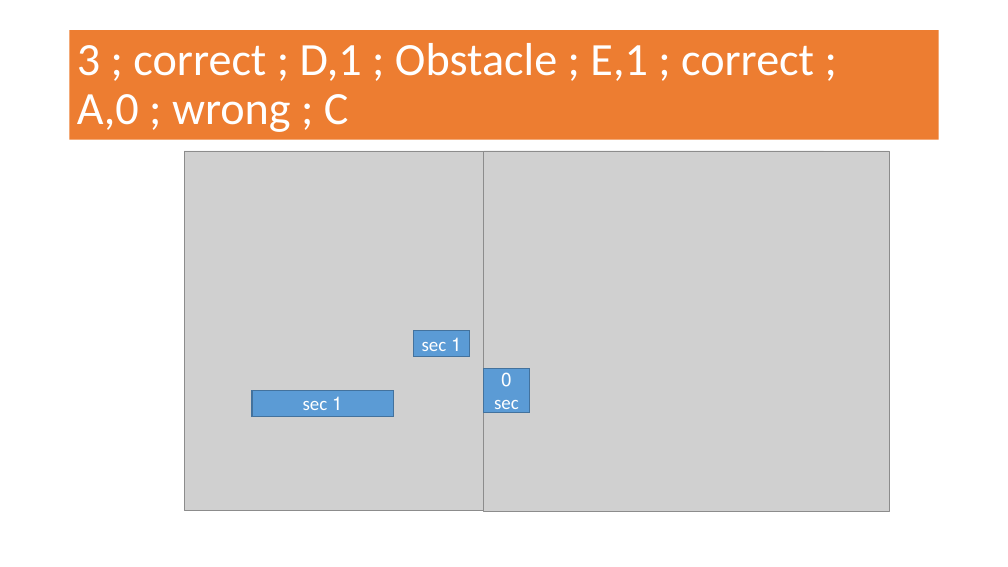
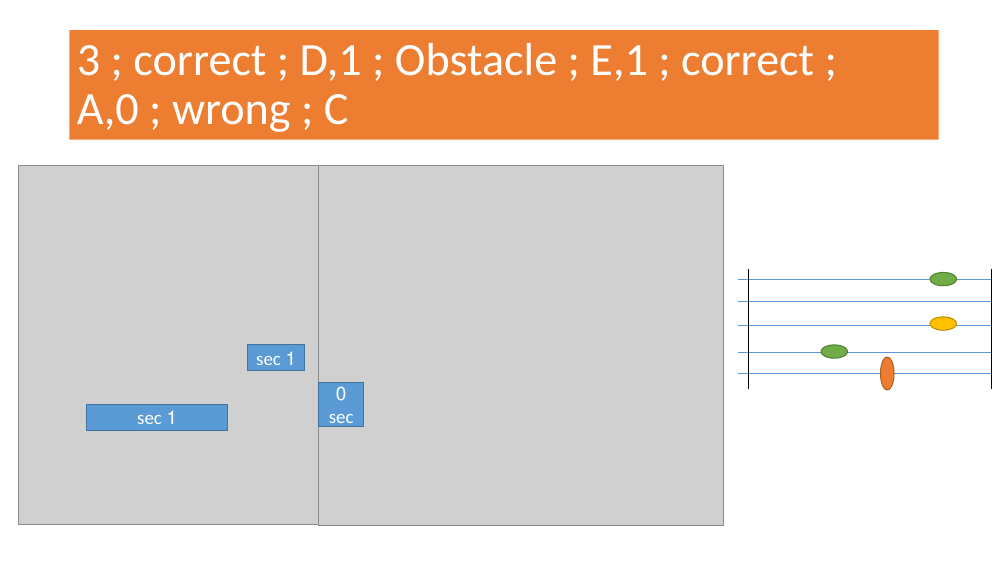
Before and after one commit to chenklein/GoFish_Unity, a slide deck: slide 3 of level design issues.pptx (slide 4 before the commit). Drawn at 1008x567 pixels with LibreOffice and Linux fonts; fonts in the diff are those of the drawing; grey boxes stand for pictures. Boxes give left, top, right and bottom in pixels: in the first picture for what was removed or moved away, otherwise in the second. Text is boxed around its words. In the diff, an @@ line names an element or a change of style, - is before the commit and + after.

```diff
--- a/level design issues.pptx
+++ b/level design issues.pptx
@@ group added at (739,269,991,389): 7 lines, 4 ellipses @@
@@ 3 rectangles, 2 pictures: place and size @@
-3 rectangles, 2 pictures at (185,151,889,511)
+3 rectangles, 2 pictures at (19,165,724,525)
```
Also in this commit, not shown: 2 other slides changed, 1 slide removed, 1 other file.
